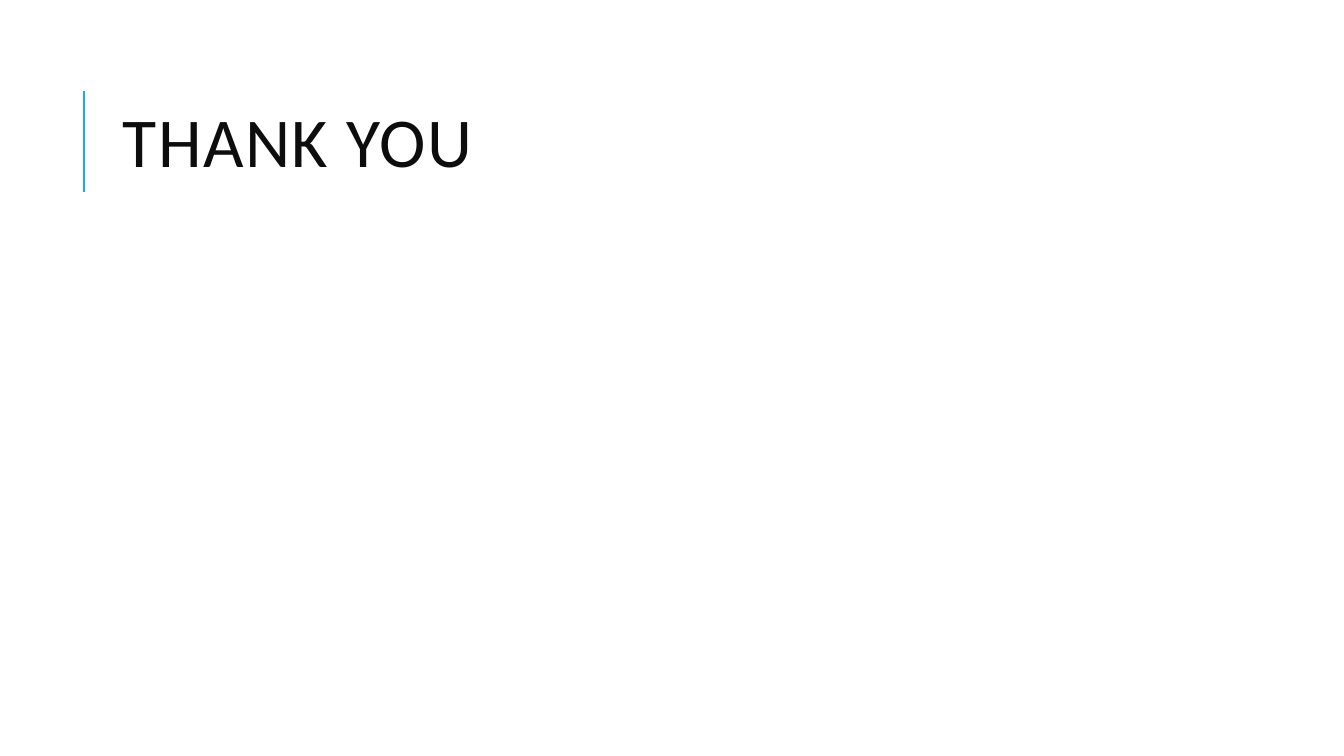
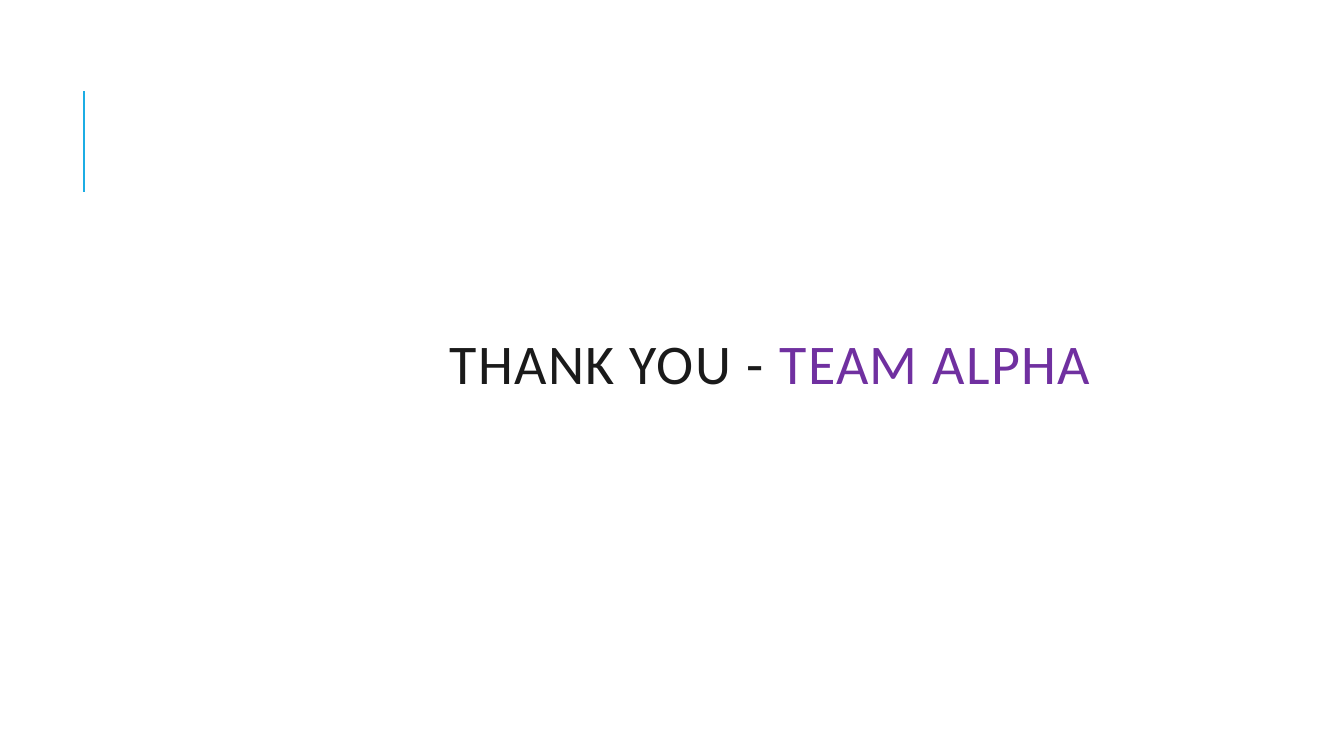
Before and after one commit to TeamAlpha01/Project, a slide deck: slide 12 of Demo PPT/Demo Template.pptx (slide 11 before the commit). Drawn at 1344x756 pixels with LibreOffice and Linux fonts; fonts in the diff are those of the drawing. Boxes give left, top, right and bottom in pixels: in the first picture for what was removed or moved away, otherwise in the second. Text is boxed around its words. In the diff, an @@ line names an element or a change of style, - is before the commit and + after.

```diff
--- a/Demo PPT/Demo Template.pptx
+++ b/Demo PPT/Demo Template.pptx
@@ title at bbox=[450, 347, 1090, 385]: text changed; size 50 to 40 pt; text colour #0D0D0D to #1A1A1A @@
-THANK YOU
+THANK YOU - TEAM ALPHA
```
Also in this commit, not shown: 5 other slides changed, 3 slides added, 2 slides removed.
